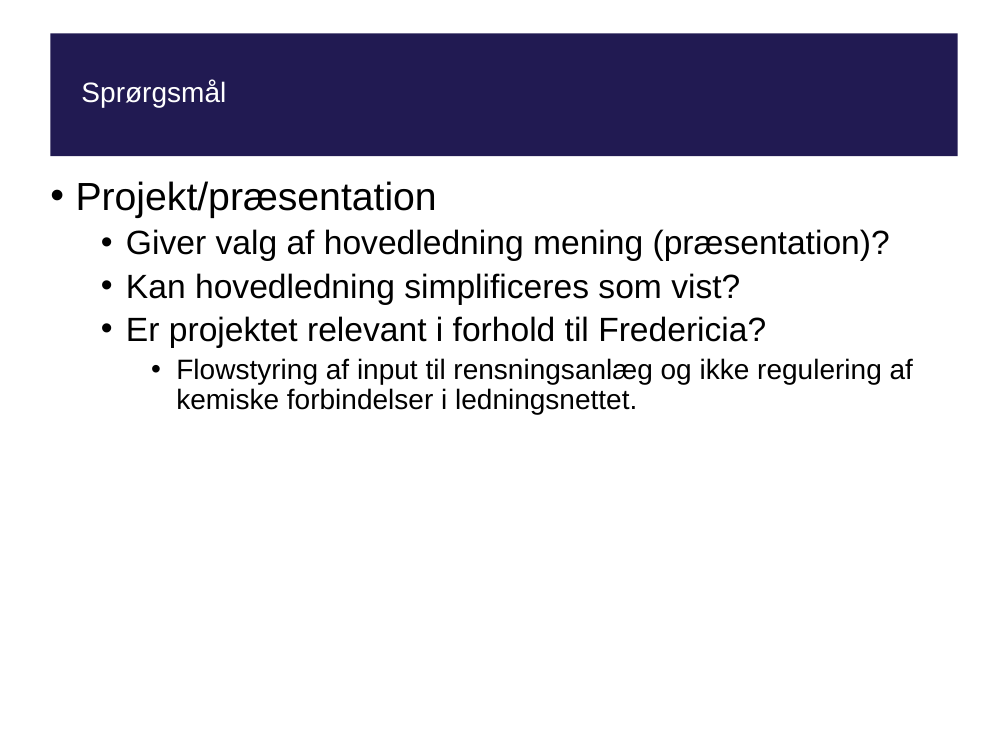
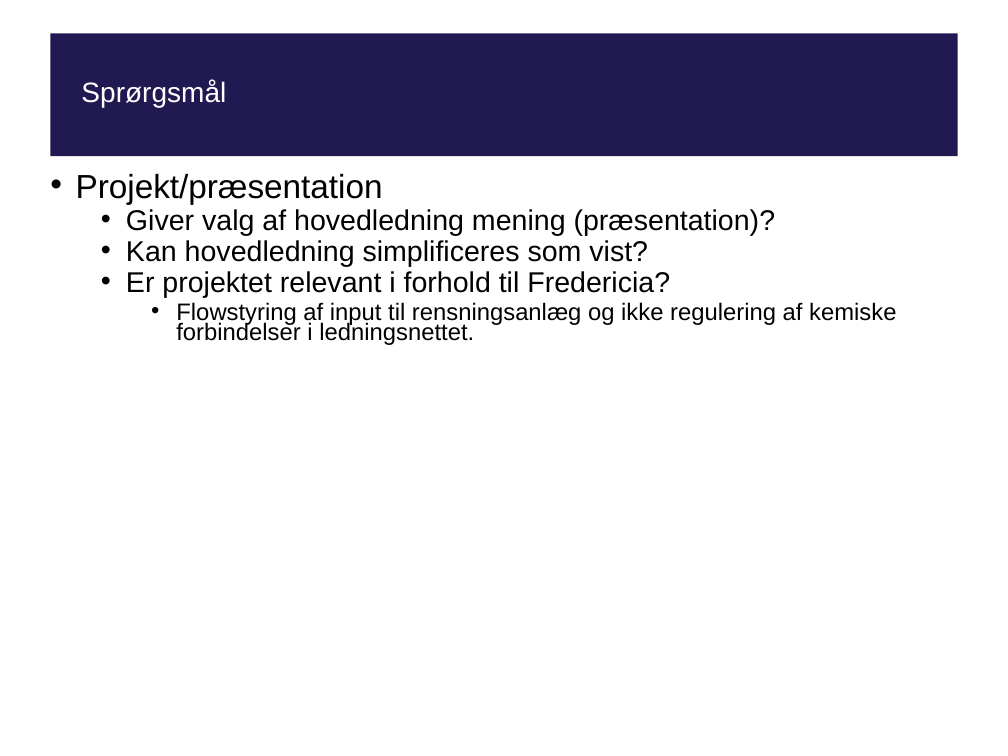
Before and after one commit to tpilga12/P10, a slide deck: slide 8 of Fredericia/presentation/presentation2.pptx. Drawn at 1008x756 pixels with LibreOffice and Linux fonts; fonts in the diff are those of the drawing; background and template pictures are left out. Boxes give left, top, right and bottom in pixels: in the first picture for what was removed or moved away, otherwise in the second. Text is boxed around its words. In the diff, an @@ line names an element or a change of style, - is before the commit and + after.

```diff
--- a/Fredericia/presentation/presentation2.pptx
+++ b/Fredericia/presentation/presentation2.pptx
@@ text "Projekt/præsentation" at (x1=76, y1=174, x2=896, y2=345): size 28 to 23.8 pt in "Projekt/præsentation"; size 24 to 20.4 pt in "Giver valg af hovedledning mening (præsentation)?", "Kan hovedledning simplificeres som vist?", "Er projektet relevant i forhold til Fredericia?"; size 20 to 17 pt in "Flowstyring af input til rensningsanlæg og ikke ..."; line spacing 0.9 to 0.7 @@
```
Also in this commit, not shown: 2 other slides changed.
